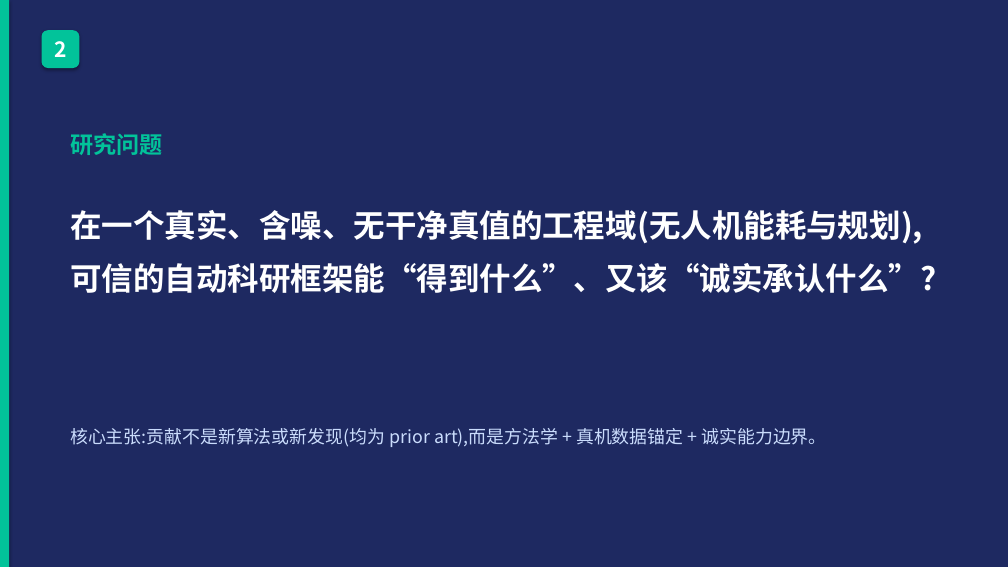
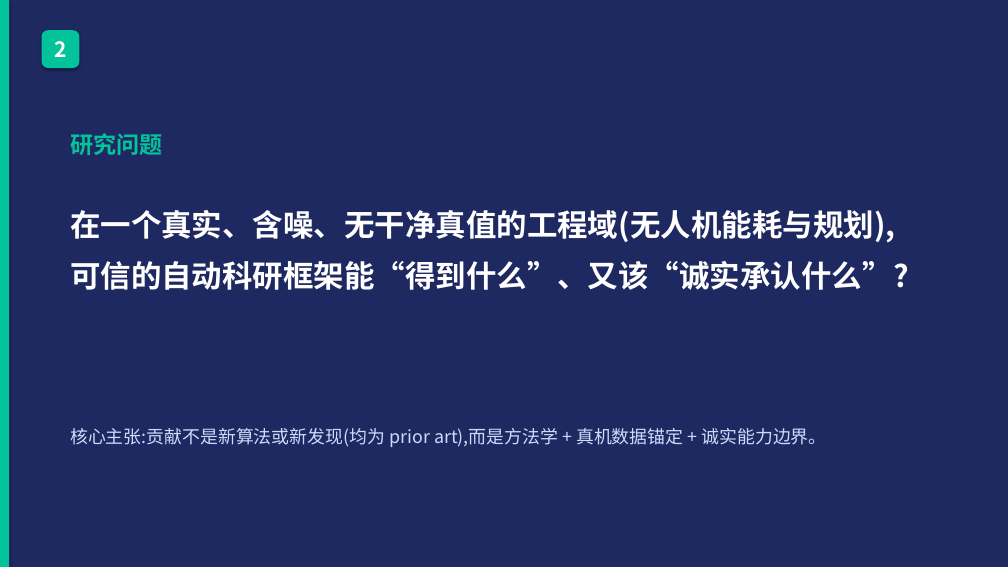
Before and after one commit to wbz0429/PathPlanningwithEnergy, a slide deck: slide 3 of autoresearch/energy_m100/experiments/midterm_defense.pptx. Drawn at 1008x567 pixels with LibreOffice and Linux fonts; fonts in the diff are those of the drawing. Boxes give left, top, right and bottom in pixels: in the first picture for what was removed or moved away, otherwise in the second. Text is boxed around its words. In the diff, an @@ line names an element or a change of style, - is before the commit and + after.

```diff
--- a/autoresearch/energy_m100/experiments/midterm_defense.pptx
+++ b/autoresearch/energy_m100/experiments/midterm_defense.pptx
@@ text "在一个真实、含噪、无干净真值的工程域(无人机能耗与规划)," at [70,210,909,290]: size 30 to 29 pt @@
```
Also in this commit, not shown: 16 other slides changed, 4 slides added, 1 other file.
